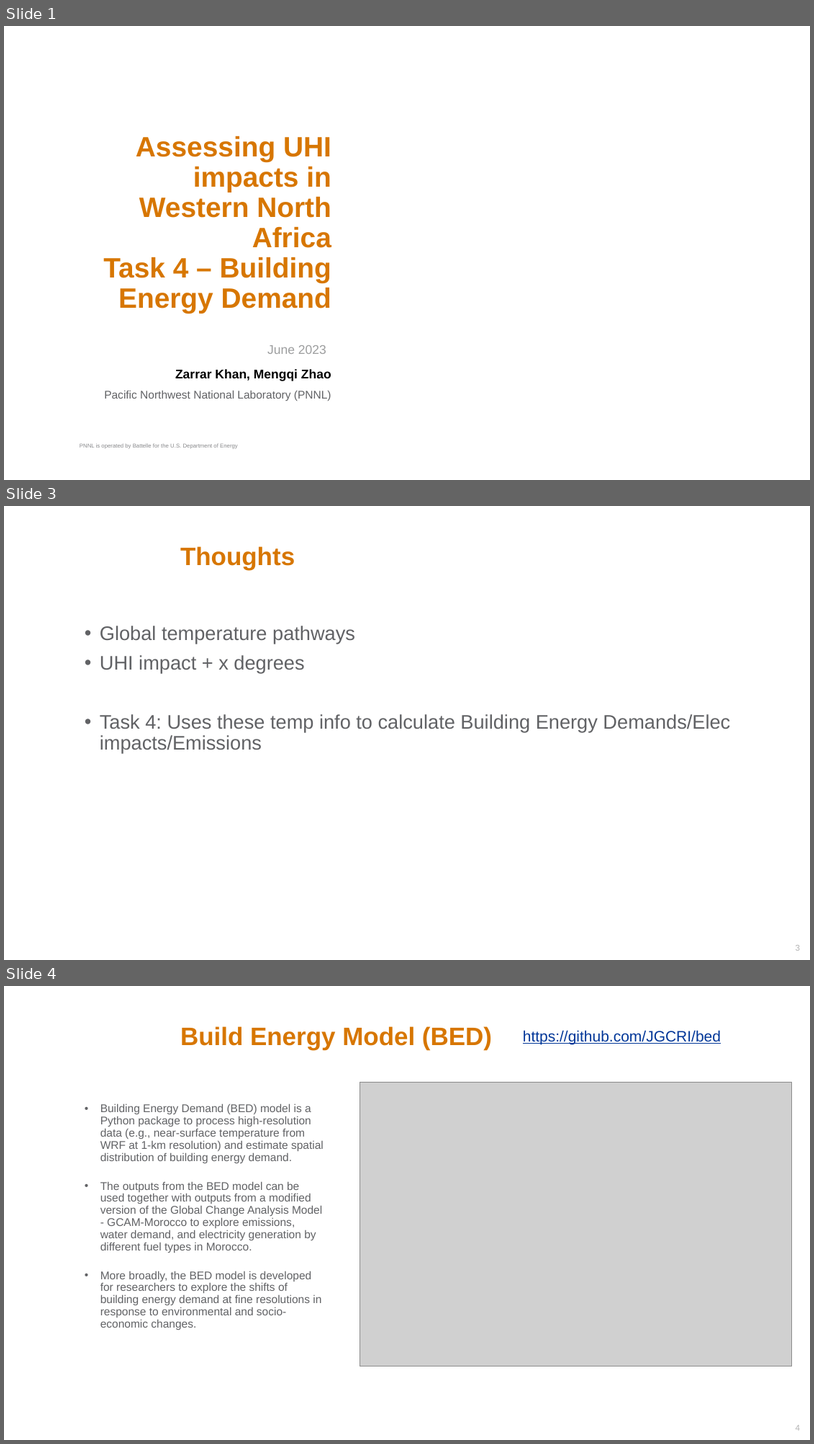
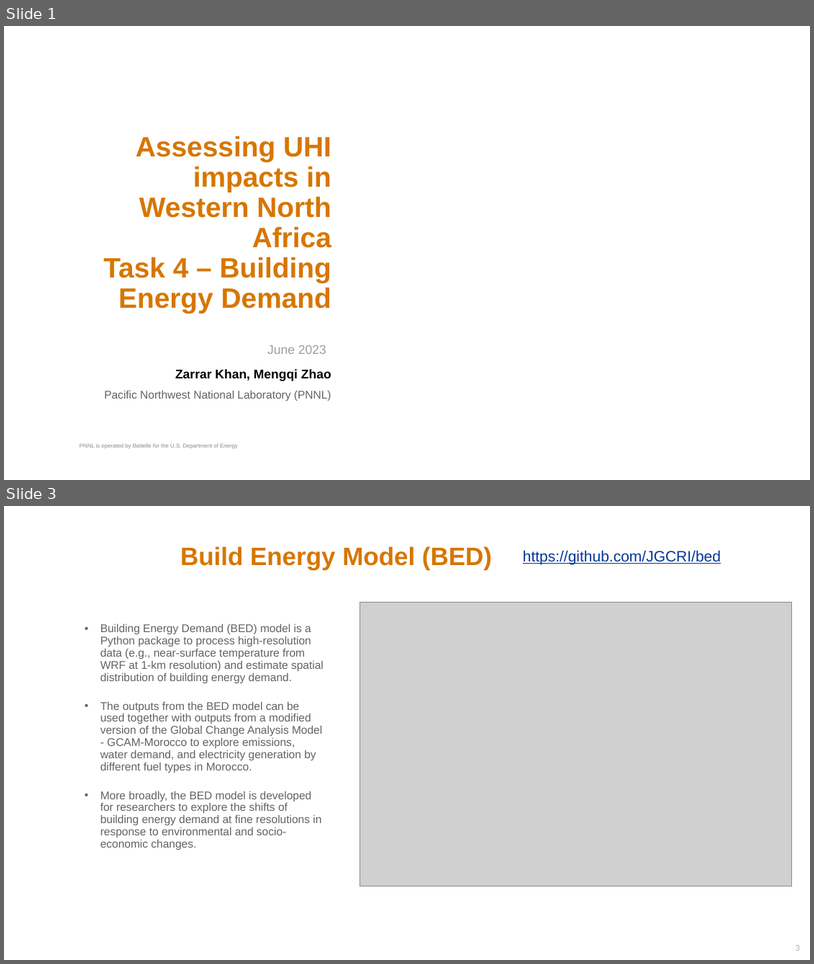
Before and after one commit to JGCRI/bed, a slide deck: extras/presentations/pnnl_nasa_lcluc_task_4.pptx. Shown one above the other, each under a label of ours: slides 1, 3 and 4 before the commit, slides 1 and 3 after it; the slides between them are not shown. The pictures are 814x1444 and 814x964 pixels, drawn with LibreOffice and Linux fonts; fonts in the diff are those of the drawing; grey boxes stand for pictures; background and template pictures are left out. Boxes give left, top, right and bottom in pixels: in the first picture for what was removed or moved away, otherwise in the second. Text is boxed around its words. In the diff, an @@ line names an element or a change of style, - is before the commit and + after.

```diff
--- a/extras/presentations/pnnl_nasa_lcluc_task_4.pptx
+++ b/extras/presentations/pnnl_nasa_lcluc_task_4.pptx
@@ slide 3 removed at <box>4,506,810,960</box>, background picture (left out); not listed: 1 template element that a slide beside it also shows @@
@@ title removed at <box>180,546,295,570</box> @@
-Thoughts
@@ text removed at <box>100,626,730,753</box> @@
-• Global temperature pathways
-• UHI impact + x degrees
-• Task 4: Uses these temp info to calculate Building Energy Demands/Elec impacts/Emissions
@@ page number removed at <box>796,944,800,950</box> @@
-3
@@ what was slide 4 is now slide 3 @@
@@ page number at <box>796,944,800,950</box>: text changed @@
-4
+3
```
Also in this commit, not shown: 1 slide changed, 1 slide added, 4 other files.
